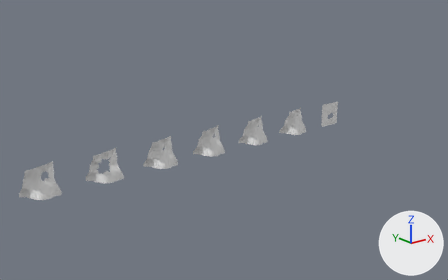
The Blender file Assets/Chillisauce/Paper.blend: old version first, new version second.
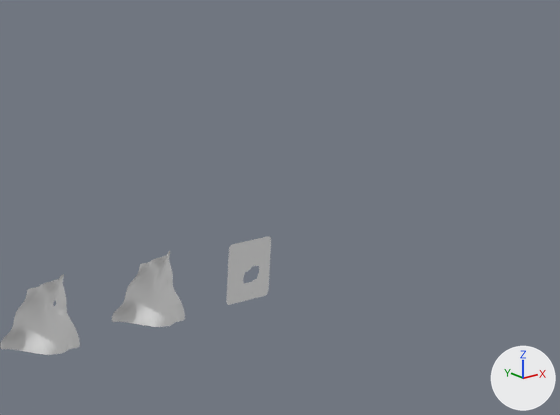
The first picture shows the older version from a 50 mm camera at (-13.7, -35.5, 14.1) aimed at (16.3, 2.1, -0.9). The close-ups show both versions on the part from 53% to 99% of the width and 5% to 60% of the height of that picture; other places that the commit changed are outside them. Every picture has the same lights, and +X, +Y and +Z are marked at lower right.
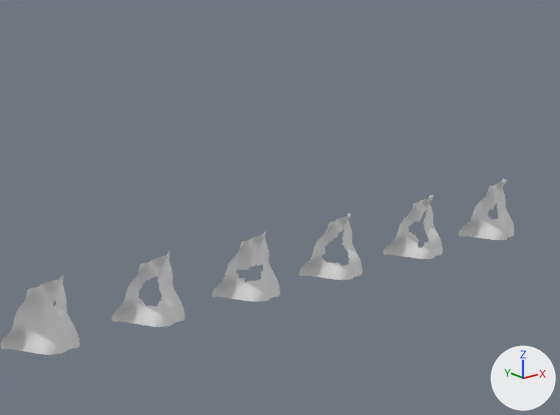
What differs and where, as boxes [x1, y1, x2, y2] in the close-ups (560 x 415 px):
'Plane.006', reshaped, moved, turned: before [226, 236, 271, 305]; after [212, 230, 280, 302]
'Plane.007', added: after [299, 212, 362, 280]
'Plane.008', added: after [383, 194, 443, 259]
'Plane.009', added: after [459, 178, 514, 240]
part 1 of me_plane_006, cut back: [134, 269, 165, 311] in both
part 2 of me_plane_007, added: after [212, 230, 280, 302]
part 3 of me_plane_007, deleted: before [226, 236, 271, 305]

Edits to the bpy script that builds the scene:
```text
Change me_plane_006:
    used by ob_plane_005; location = (0.0, 0.0, 0.0)
    remove me_plane_006.from_pydata(...)  # 575 vertices, 1056 faces; spans x 21.13..23.64, y -0.39..0.69, z -1.14..1.18
    add me_plane_006.from_pydata(...)  # 526 vertices, 930 faces, 1 loose edge; spans x 21.13..23.64, y -0.39..0.69, z -1.14..1.18
    me_plane_006 part 1
    77 vertices are removed from x 21.76..22.59, y -0.09..0.18, z -0.36..0.47
    188 faces are deleted
    3 vertices in x 22.23..22.6, y 0.02..0.18, z 0.38..0.59 move by (0.01, 0.0, 0.01)
    25 vertices move from x 21.65..22.68, y -0.16..0.21, z -0.45..0.58 to x 21.63..22.7, y -0.16..0.21, z -0.47..0.6
    28 vertices are added at x 21.72..22.64, y -0.09..0.18, z -0.41..0.51
    1 loose edge is added
    62 new faces join them
Change me_plane_007:
    used by ob_plane_006; location = (26.52, 0.0, 0.0); rotation_euler = (1.571, 0.0, 0.0), in degrees (90, 0, 0)
    remove me_plane_007.from_pydata(...)  # 281 vertices, 241 faces; spans x -1.0..1.0, y -1.0..1.0, z 0.0
    add me_plane_007.from_pydata(...)  # 538 vertices, 947 faces; spans x 25.59..28.11, y -0.39..0.69, z -1.14..1.18
    me_plane_007 part 2: 538 vertices added at x 25.59..28.11, y -0.39..0.69, z -1.14..1.18
    me_plane_007 part 3: 281 vertices removed from x -1.0..1.0, y -1.0..1.0, z 0.0
    me_plane_007 part 4: the surface is now shaded smooth
Add me_plane_023:
    me_plane_023.from_pydata(...)  # 554 vertices, 992 faces; spans x 38.74..41.26, y -0.39..0.69, z -1.14..1.18
    me_plane_023.polygons.foreach_set('use_smooth', [True] * 992)
Add me_plane_021:
    me_plane_021.from_pydata(...)  # 511 vertices, 891 faces; spans x 34.34..36.86, y -0.39..0.69, z -1.14..1.18
    me_plane_021.polygons.foreach_set('use_smooth', [True] * 891)
Add me_plane_020:
    me_plane_020.from_pydata(...)  # 480 vertices, 825 faces; spans x 29.83..32.35, y -0.39..0.69, z -1.14..1.18
    me_plane_020.polygons.foreach_set('use_smooth', [True] * 825)
Change ob_plane_006:
    ob_plane_006.rotation_euler: (1.571, 0.0, 0.0) -> (0.0, 0.0, 0.0)  # degrees (90, 0, 0) -> degrees (0, 0, 0)
    ob_plane_006.location: (26.52, 0.0, 0.0) -> (0.0, 0.0, 0.0)
Add ob_plane_009:
    ob_plane_009 = bpy.data.objects.new('Plane.009', me_plane_023)
    ob_plane_009.location = (0.0, 0.0, 0.0)
Add ob_plane_008:
    ob_plane_008 = bpy.data.objects.new('Plane.008', me_plane_021)
    ob_plane_008.location = (0.0, 0.0, 0.0)
Add ob_plane_007:
    ob_plane_007 = bpy.data.objects.new('Plane.007', me_plane_020)
    ob_plane_007.location = (0.0, 0.0, 0.0)
```
